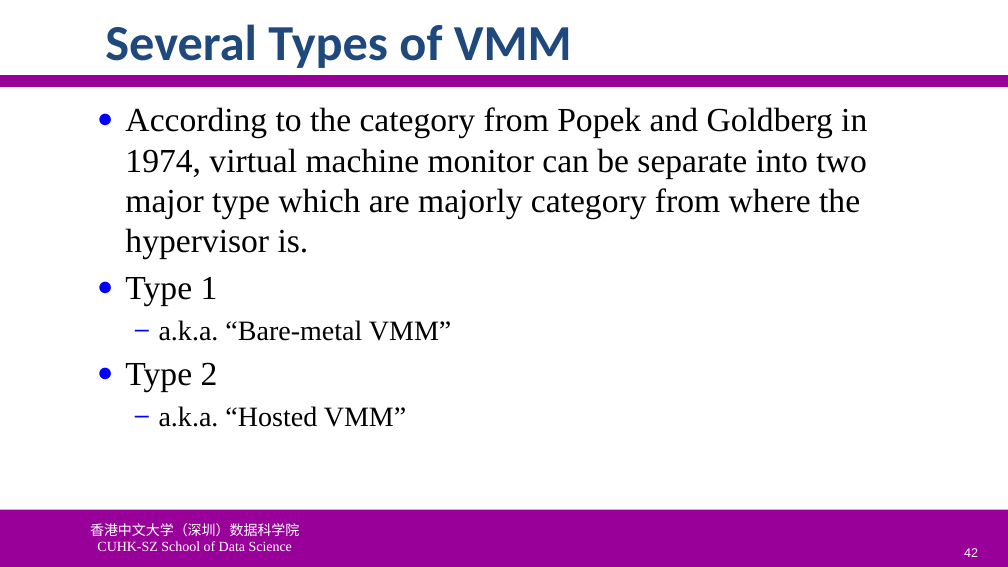
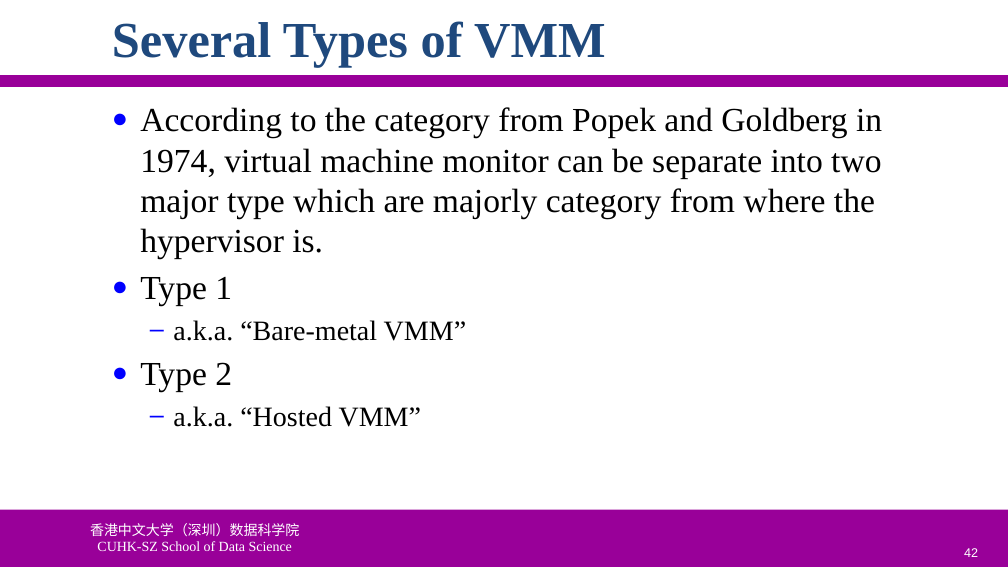
Before and after one commit to ychung1103/ychung1103.github.io, a slide deck: slide 42 of Slides/CSC6103/VT-02 System Virtualization.pptx. Drawn at 1008x567 pixels with LibreOffice and Linux fonts; fonts in the diff are those of the drawing; background and template pictures are left out. Boxes give left, top, right and bottom in pixels: in the first picture for what was removed or moved away, otherwise in the second. Text is boxed around its words. In the diff, an @@ line names an element or a change of style, - is before the commit and + after.

```diff
--- a/Slides/CSC6103/VT-02 System Virtualization.pptx
+++ b/Slides/CSC6103/VT-02 System Virtualization.pptx
@@ title "Several Types of VMM" at [112, 21, 605, 68]: font Calibri to Times New Roman @@
@@ text "According to the category from ...": place and size @@
-text "According to the category from ..." at [125, 107, 867, 427]
+text "According to the category from ..." at [140, 107, 882, 427]
```
Also in this commit, not shown: 46 other slides changed, 1 other file.
